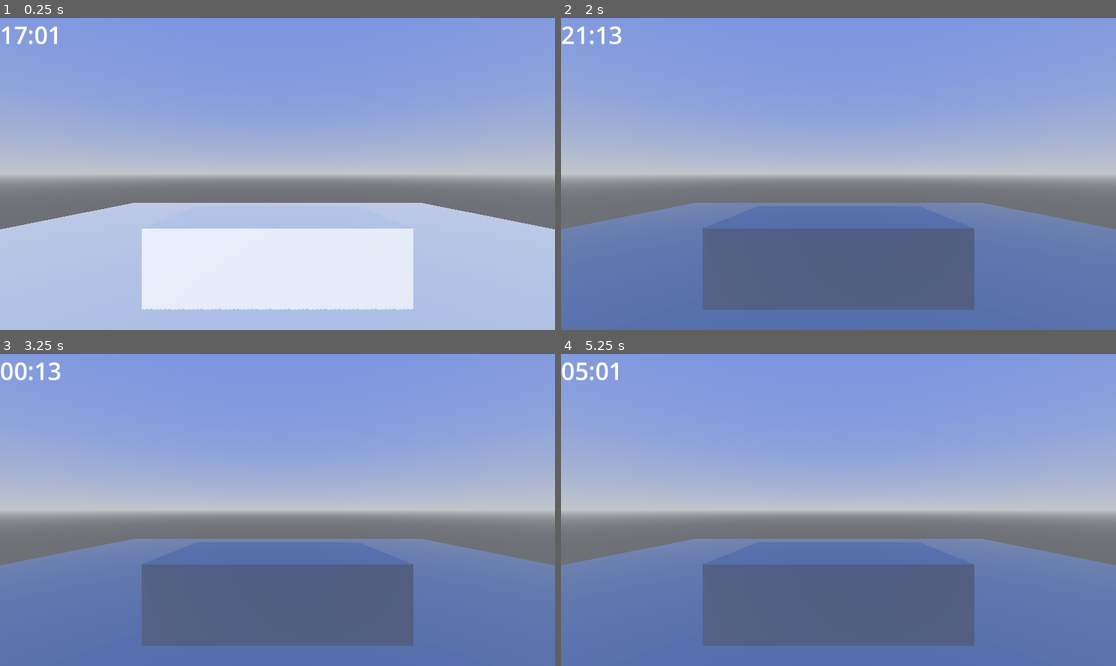
Above: before the commit, frames 1-4 (two rows, left to right).
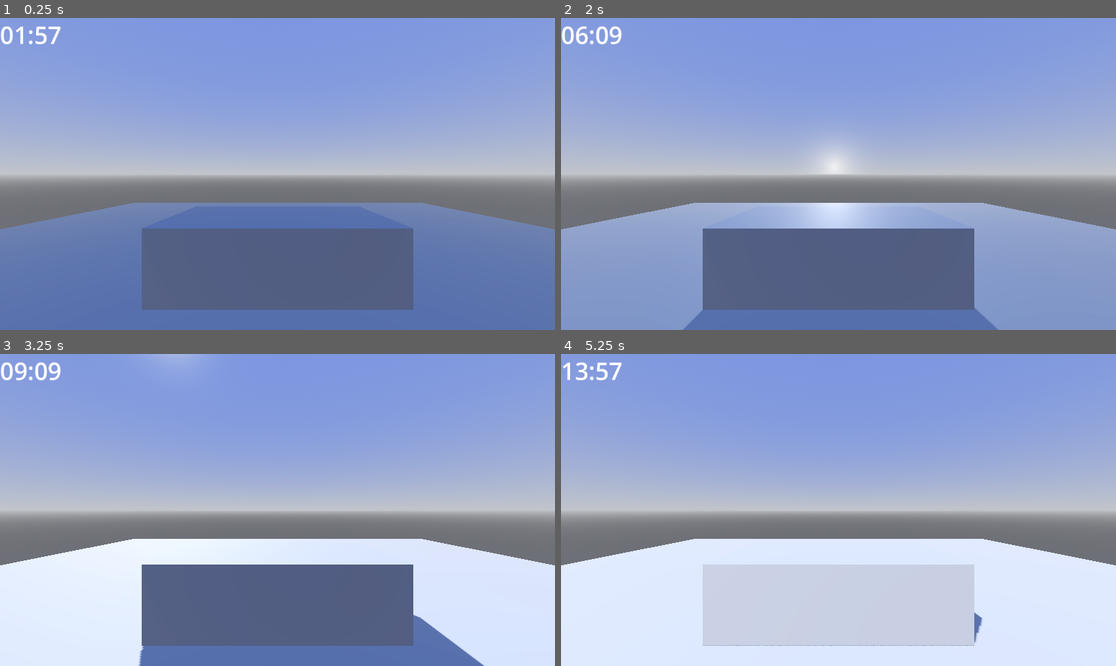
Above: after the commit, the same moments.

Repository: Zokerus/Godot-Dynamic-Weather
Game: Godot game, scene res://demo/demo.tscn
Two runs of this game, one before a commit and one after it. Both use one fixed random seed, a clock stepped at 60 frames per second and the inputs below.
Inputs:
- Up to frame 1 (0.25 s): no input
- Up to frame 2 (2 s): no input
- Up to frame 3 (3.25 s): no input
- Up to frame 4 (5.25 s): no input

The runs differ from the first frame. In frame 1, 39% of the frame differs, in the area x 0-100%, y 2-100%; in frame 2, 23%; in frame 3, 22%; in frame 4, 39%.

Commit message:
Add WeatherDock editor panel for WeatherManager
- Implemented WeatherDock.tscn as editor dock
- Added WeatherDock.gd to control time, timescale and auto-advance
- Integrated WeatherDock via dynamic_weather.gd (EditorPlugin)
- Dock auto-binds to WeatherManager in current scene
- Provides slider, preset buttons, toggle, and timescale control

Diff:
--- a/demo/demo.tscn
+++ b/demo/demo.tscn
@@ -30,7 +30,7 @@
 transform = Transform3D(0.866025, -0.5, 0, 0.5, 0.866025, 0, 0, 0, 1, 0, 0, 0)
 
 [node name="DirectionalLight3D" type="DirectionalLight3D" parent="SunPivot" groups=["Sun"]]
-transform = Transform3D(1, 0, 0, 0, 0.915236, 0.402919, 0, -0.402919, 0.915236, 0, 6.84079, 0)
+transform = Transform3D(1, 0, 0, 0, -0.345943, -0.938257, 0, 0.938257, -0.345943, 0, 6.84079, 0)
 shadow_enabled = true
 
 [node name="Camera3D" type="Camera3D" parent="."]
@@ -41,10 +41,10 @@
 use_collision = true
 size = Vector3(50, 1, 50)
 
-[node name="WeatherManager" parent="." node_paths=PackedStringArray("sun_pivot", "sun") instance=ExtResource("1_d6po2")]
+[node name="WeatherManager" parent="." node_paths=PackedStringArray("sun_pivot", "sun") groups=["WeatherManager"] instance=ExtResource("1_d6po2")]
 sun_pivot = NodePath("../SunPivot")
 sun = NodePath("../SunPivot/DirectionalLight3D")
-time_of_day = 16.4159
+time_of_day = 1.34929
 seconds_per_day = 10.0
 
 [node name="DebugGUI" parent="." node_paths=PackedStringArray("weather_manager") instance=ExtResource("2_ytiva")]
--- a/project.godot
+++ b/project.godot
@@ -19,6 +19,10 @@
 
 enabled=PackedStringArray("res://addons/godot_dynamic_weather/plugin.cfg")
 
+[global_group]
+
+WeatherManager=""
+
 [input]
 
 toggle_debug_ui={
Not shown, changed: addons/godot_dynamic_weather/dynamic_weather.gd
Not shown, added: addons/godot_dynamic_weather/ui/WeatherDock.tscn
Not shown, added: addons/godot_dynamic_weather/ui/weather_dock.gd
Not shown, added: addons/godot_dynamic_weather/ui/weather_dock.gd.uid
Not shown, added: addons/godot_dynamic_weather/weather_editor_plugin.gd
Not shown, added: addons/godot_dynamic_weather/weather_editor_plugin.gd.uid
Not shown, added: .DS_Store
Not shown, added: addons/.DS_Store
Not shown, added: addons/godot_dynamic_weather/.DS_Store
